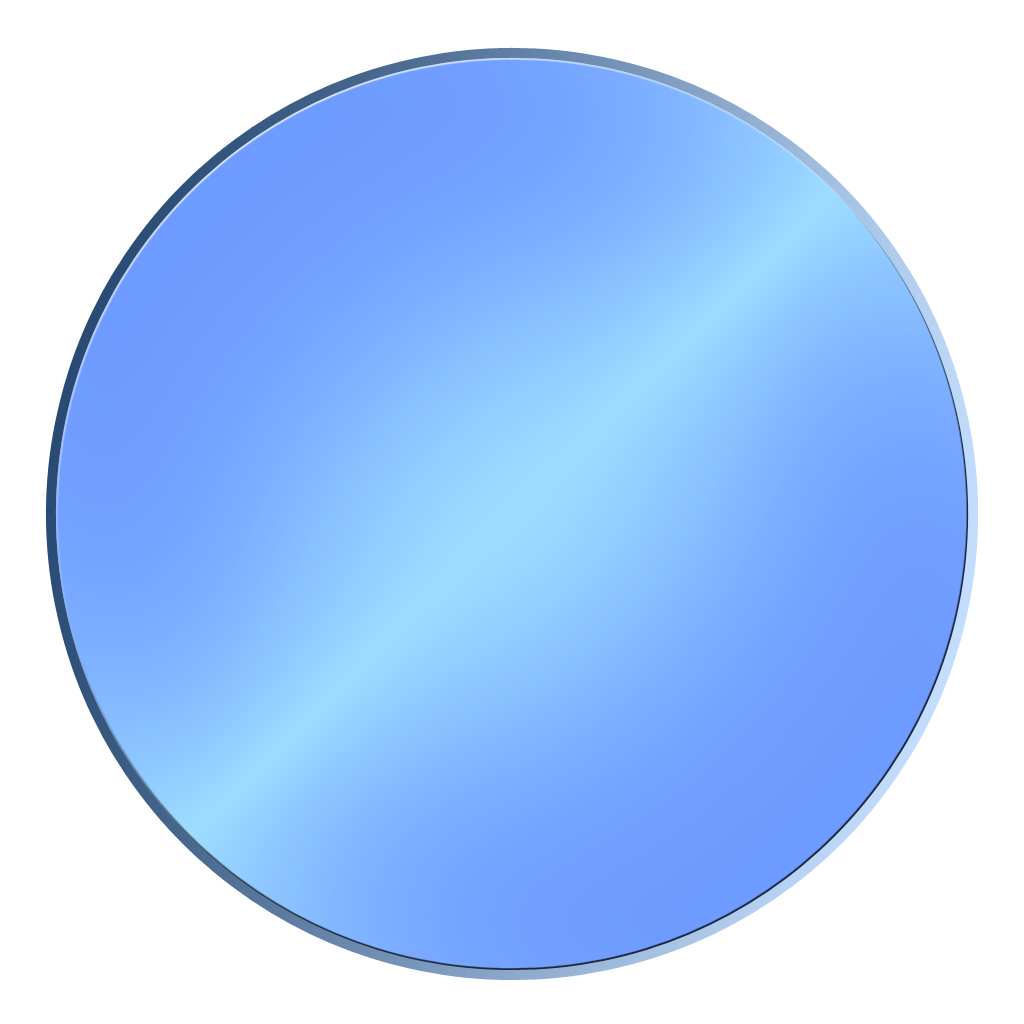
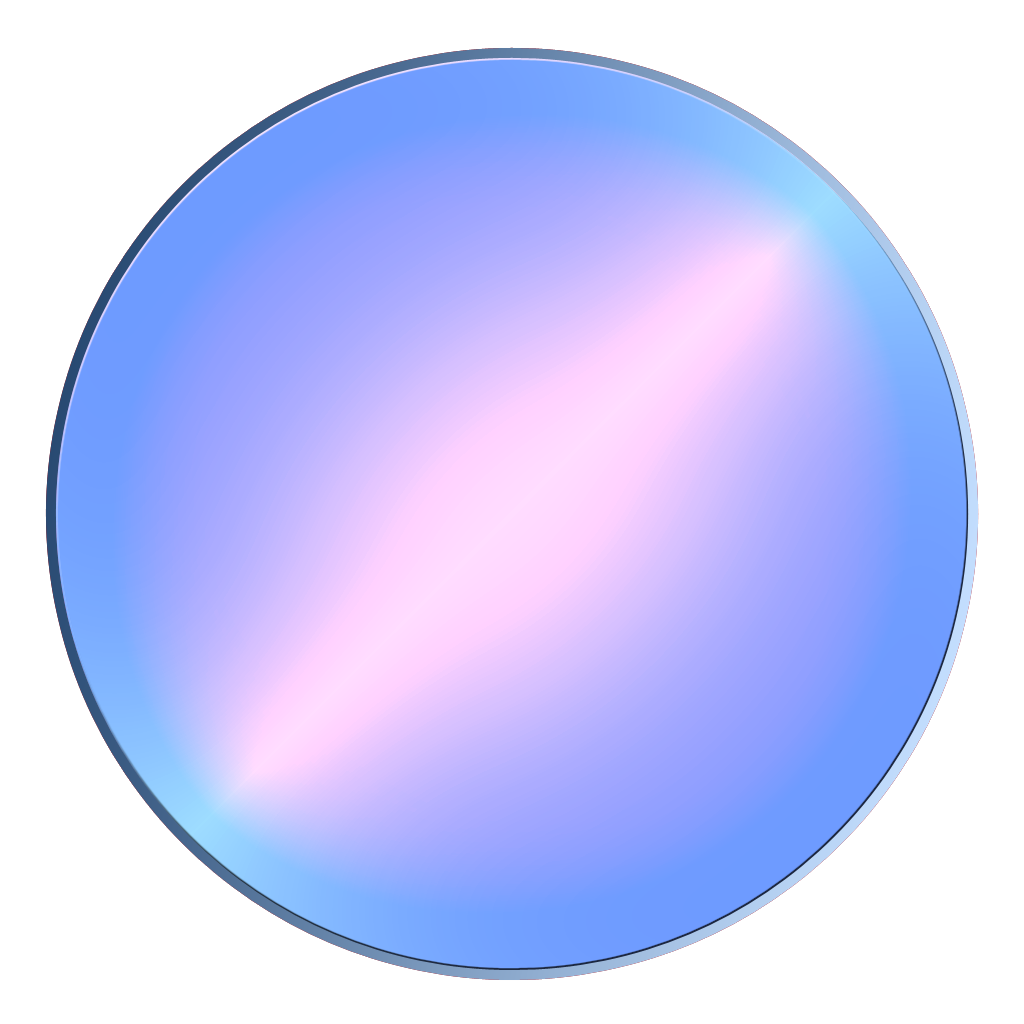
Two versions of the same layered image (w=1024, h=1024). Layer-by-layer changes:
removed layer "Shape 3 copy 2" (was overlay) over 55, 57, 969, 970
removed layer "Shape 3" over 55, 57, 969, 970
added layer "Layer 1 copy 2" (overlay) above "Layer 1 copy" over 55, 57, 969, 970
added layer "Layer 1 copy" (luminosity) above "Layer 1" over 55, 57, 969, 970
added layer "Layer 1" over 55, 57, 969, 970
